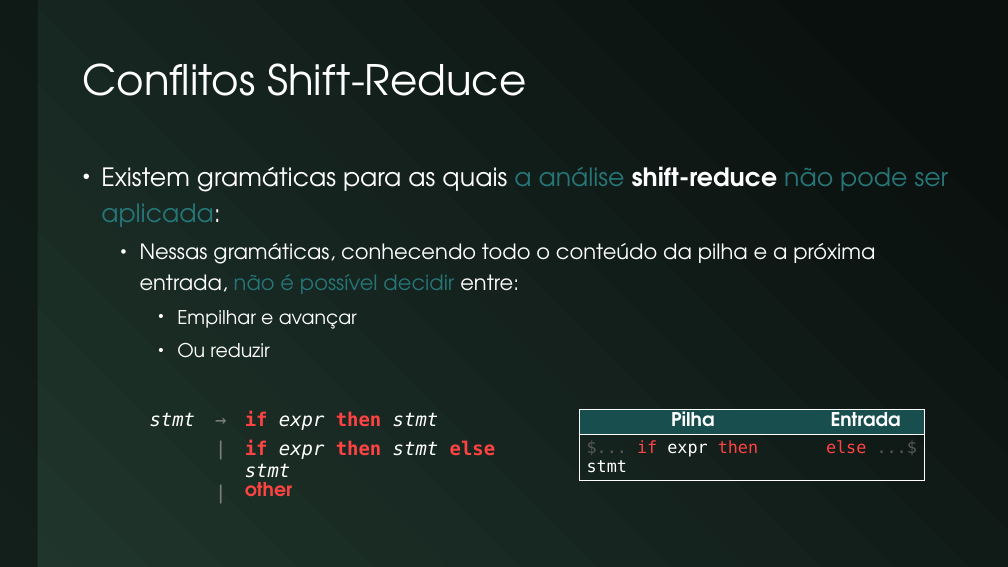
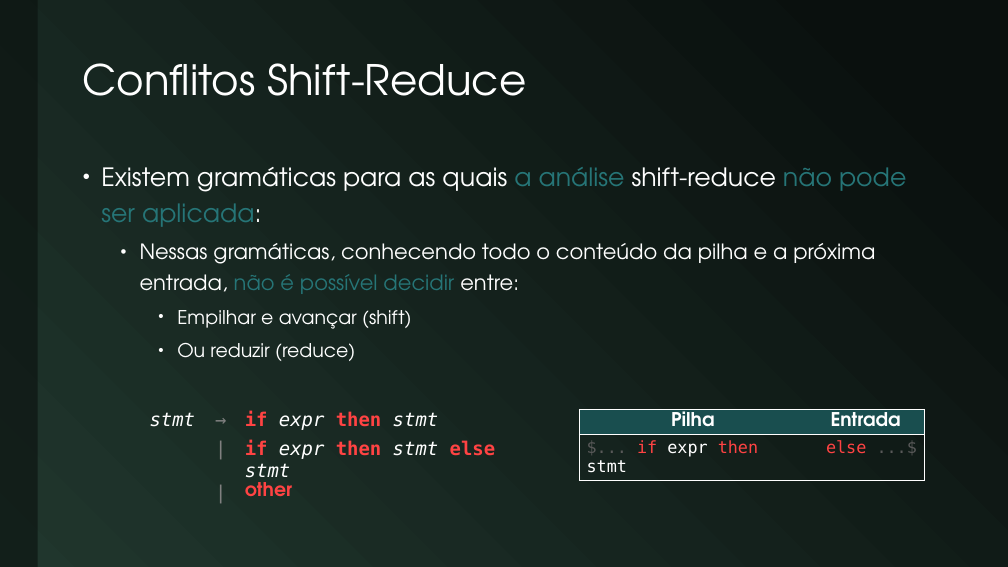
Before and after one commit to JudsonSS/Compiladores, a slide deck: slide 13 of Slides/23. Análise Ascendente.pptx (slide 11 before the commit). Drawn at 1008x567 pixels with LibreOffice and Linux fonts; fonts in the diff are those of the drawing. Boxes give left, top, right and bottom in pixels: in the first picture for what was removed or moved away, otherwise in the second. Text is boxed around its words. In the diff, an @@ line names an element or a change of style, - is before the commit and + after.

```diff
--- a/Slides/23. Análise Ascendente.pptx
+++ b/Slides/23. Análise Ascendente.pptx
@@ text at (x1=101, y1=167, x2=906, y2=227): bold off in "shift-reduce" @@
@@ text at (x1=177, y1=310, x2=412, y2=361): text changed @@
-    • Empilhar e avançar
-    • Ou reduzir
+    • Empilhar e avançar (shift)
+    • Ou reduzir (reduce)
```
Also in this commit, not shown: 12 other slides changed, 2 slides added.
